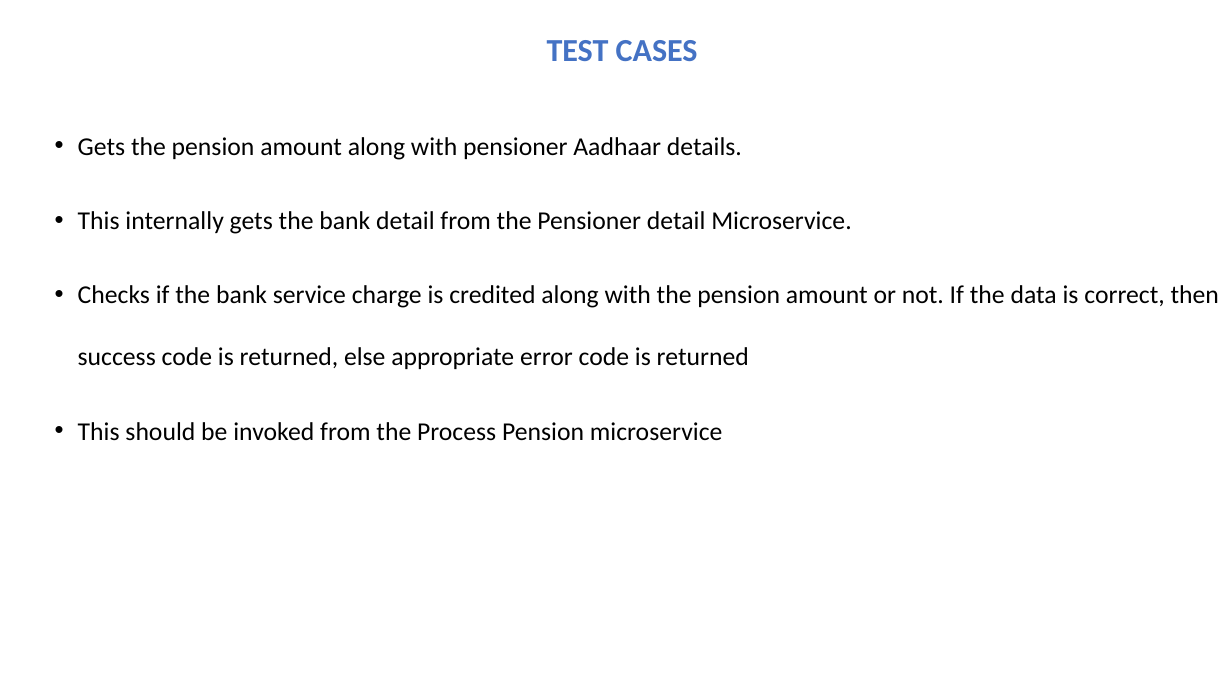
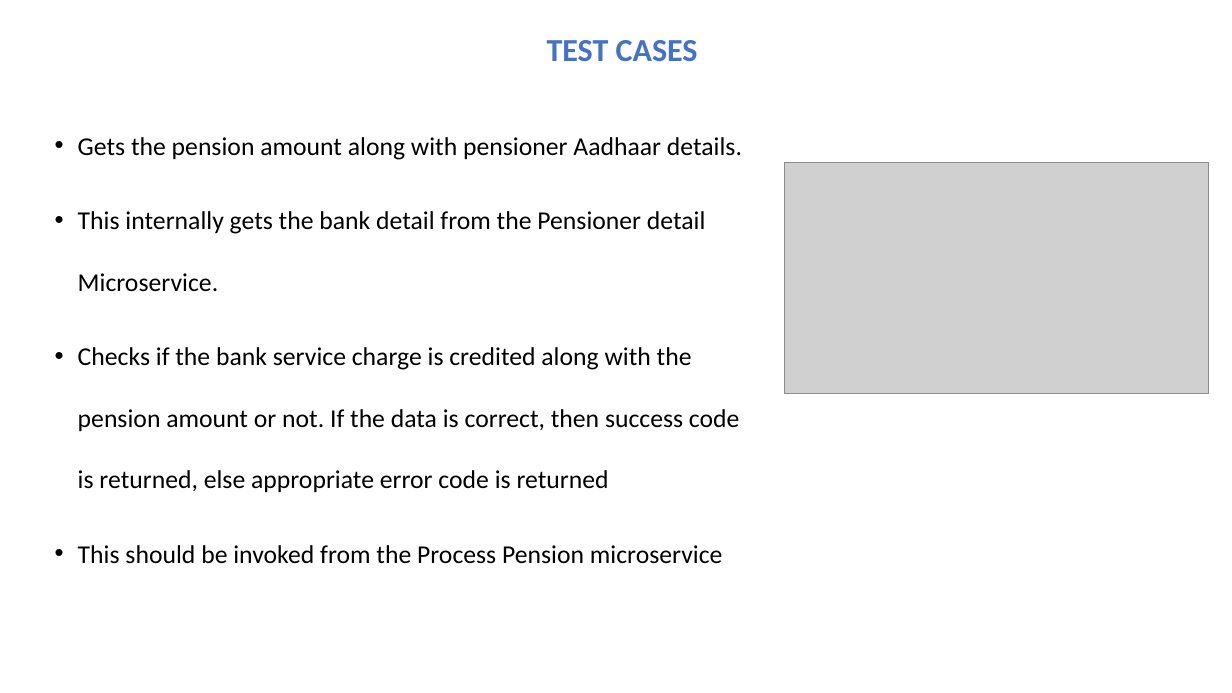
Before and after one commit to devarshi18/java_Microservices, a slide deck: slide 8 of Mini_project_presentation/MiniProject_Batch4_group106.pptx. Drawn at 1232x693 pixels with LibreOffice and Linux fonts; fonts in the diff are those of the drawing; grey boxes stand for pictures. Boxes give left, top, right and bottom in pixels: in the first picture for what was removed or moved away, otherwise in the second. Text is boxed around its words. In the diff, an @@ line names an element or a change of style, - is before the commit and + after.

Commit message:
Presentation Pension management system

```diff
--- a/Mini_project_presentation/MiniProject_Batch4_group106.pptx
+++ b/Mini_project_presentation/MiniProject_Batch4_group106.pptx
@@ text "Gets the pension amount along ..." rewrapped from [78, 137, 1219, 441] to [78, 137, 742, 564] @@
@@ picture added at [785, 163, 1209, 395] @@
```
Also in this commit, not shown: 4 other slides changed, 1 other file.
